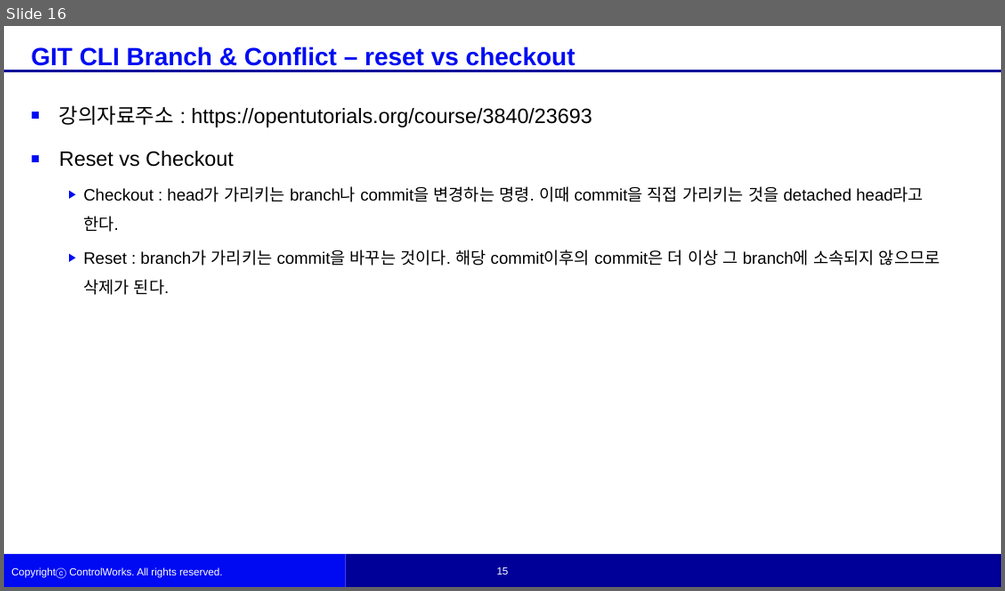
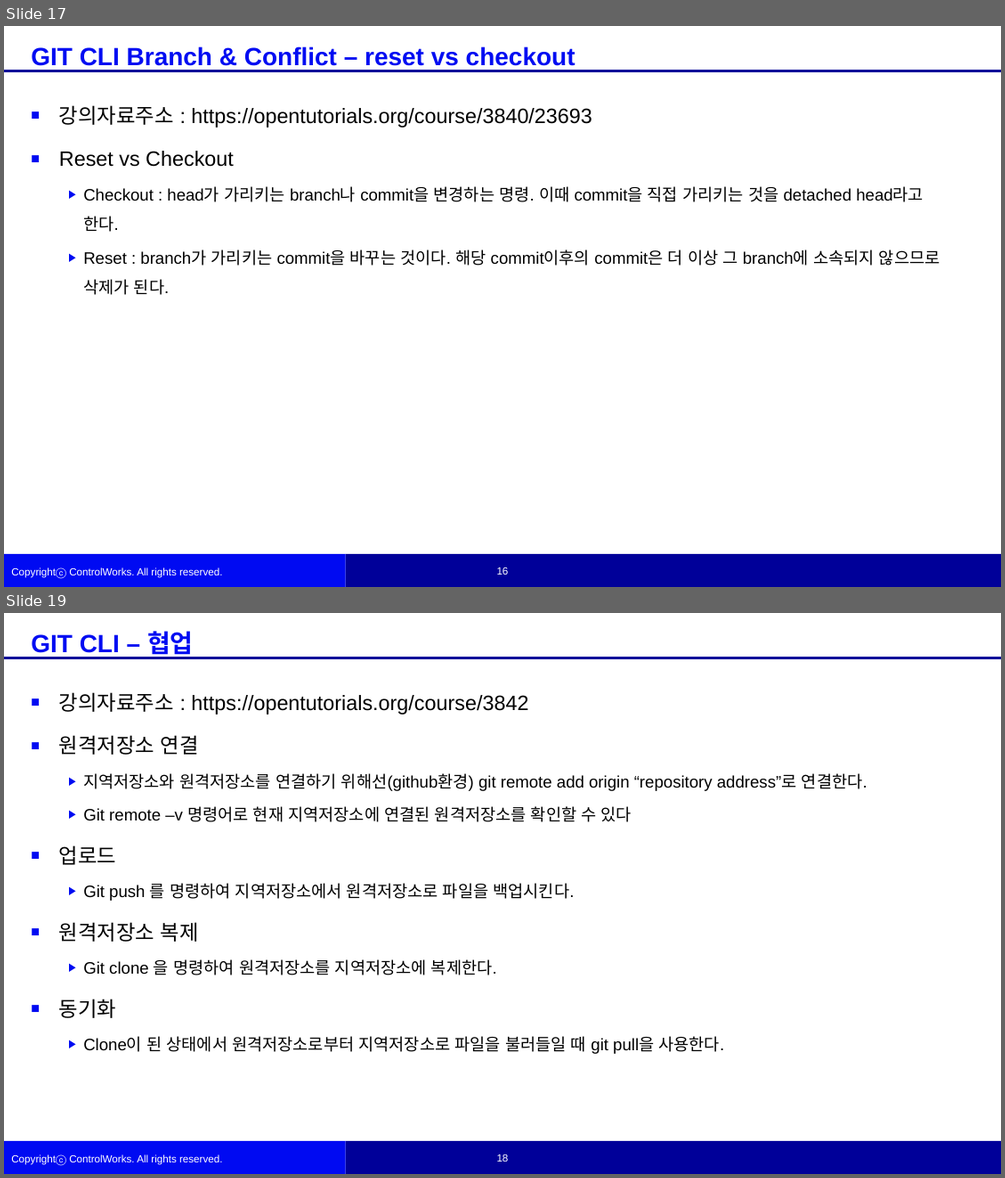
Before and after one commit to woojinKwon/kwj6355, a slide deck: 권우진 학생 자료.pptx. Shown one above the other, each under a label of ours: slide 16 before the commit, slides 17 and 19 after it; the slides between them are not shown. The pictures are 1005x591 and 1005x1178 pixels, drawn with LibreOffice and Linux fonts; fonts in the diff are those of the drawing; background and template pictures are left out. Boxes give left, top, right and bottom in pixels: in the first picture for what was removed or moved away, otherwise in the second. Text is boxed around its words. In the diff, an @@ line names an element or a change of style, - is before the commit and + after.

Commit message:
1226ppt

```diff
--- a/권우진 학생 자료.pptx
+++ b/권우진 학생 자료.pptx
@@ slide 19 added at (x1=4, y1=613, x2=1001, y2=1174), background #FFFFFF; not listed: 6 template elements that a slide beside it also shows @@
@@ text added at (x1=31, y1=631, x2=194, y2=659), 24 pt, text #000CF2, bold @@
+GIT CLI – 협업
@@ text added at (x1=59, y1=692, x2=867, y2=1054), 16 pt, text #000000 @@
+■ 강의자료주소 : https://opentutorials.org/course/3842
+■ 원격저장소 연결
+  ▶ 지역저장소와 원격저장소를 연결하기 위해선(github환경) git remote add origin “repository address”로 연결한다.
+  ▶ Git remote –v 명령어로 현재 지역저장소에 연결된 원격저장소를 확인할 수 있다
+■ 업로드
+  ▶ Git push 를 명령하여 지역저장소에서 원격저장소로 파일을 백업시킨다.
+■ 원격저장소 복제
+  ▶ Git clone 을 명령하여 원격저장소를 지역저장소에 복제한다.
+■ 동기화
+  ▶ Clone이 된 상태에서 원격저장소로부터 지역저장소로 파일을 불러들일 때 git pull을 사용한다.
@@ what was slide 16 is now slide 17 @@
```
Also in this commit, not shown: 1 slide changed.
